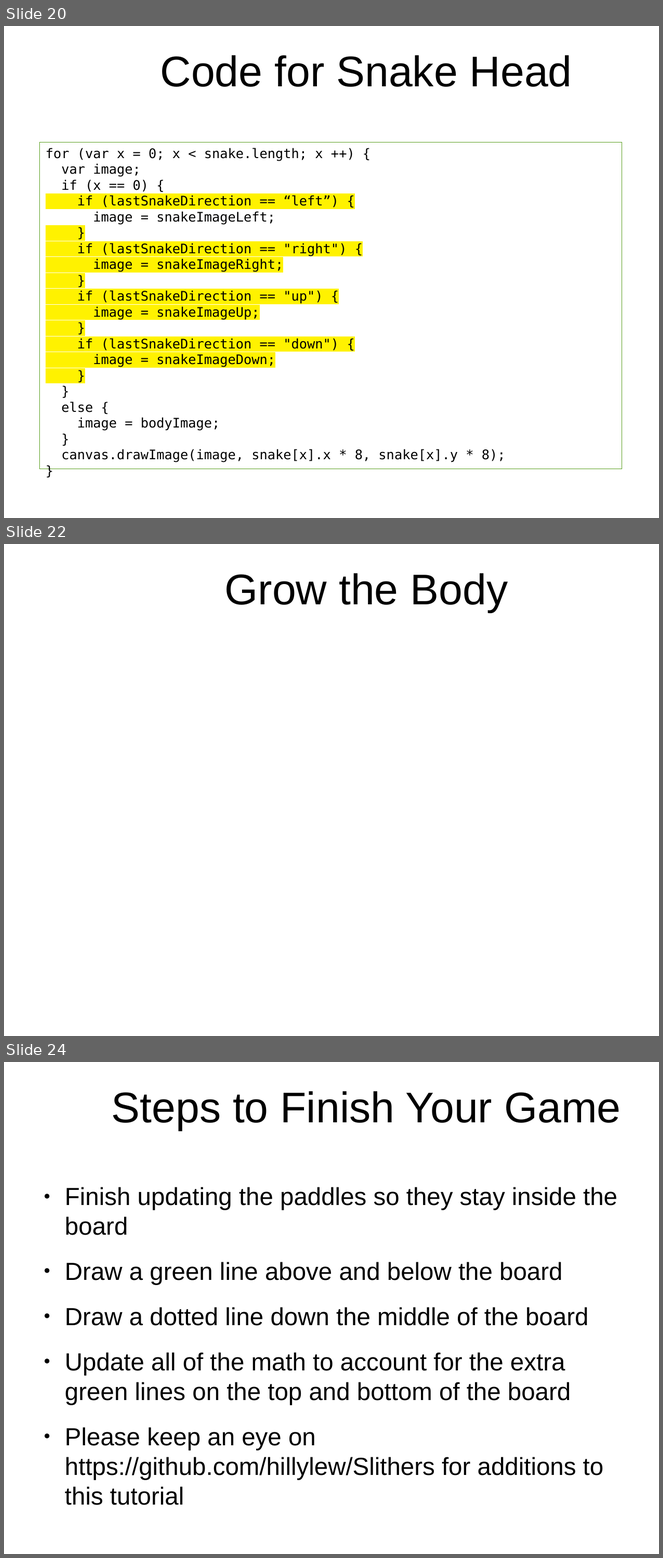
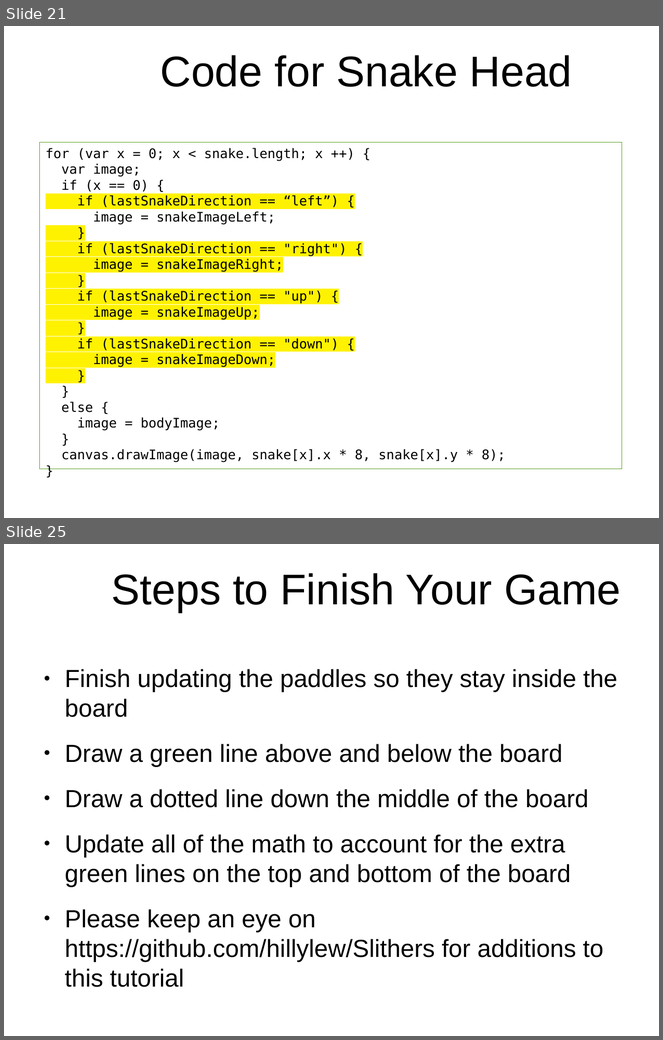
Before and after one commit to originalgrego/Slithers, a slide deck: Slithers - Explorathon 2018.odp. Shown one above the other, each under a label of ours: slides 20, 22 and 24 before the commit, slides 21 and 25 after it; the slides between them are not shown. The pictures are 663x1558 and 663x1040 pixels, drawn with LibreOffice and Linux fonts; fonts in the diff are those of the drawing; background and template pictures are left out. Boxes give left, top, right and bottom in pixels: in the first picture for what was removed or moved away, otherwise in the second. Text is boxed around its words. In the diff, an @@ line names an element or a change of style, - is before the commit and + after.

```diff
--- a/Slithers - Explorathon 2018.odp
+++ b/Slithers - Explorathon 2018.odp
@@ slide 22 removed at <box>4,544,659,1036</box>, background picture (left out) @@
@@ title removed at <box>225,573,508,612</box> @@
-Grow the Body
@@ what was slide 20 is now slide 21 @@
@@ what was slide 24 is now slide 25 @@
```
Also in this commit, not shown: 1 slide changed, 4 slides added, 2 other slides removed, 1 other file.
